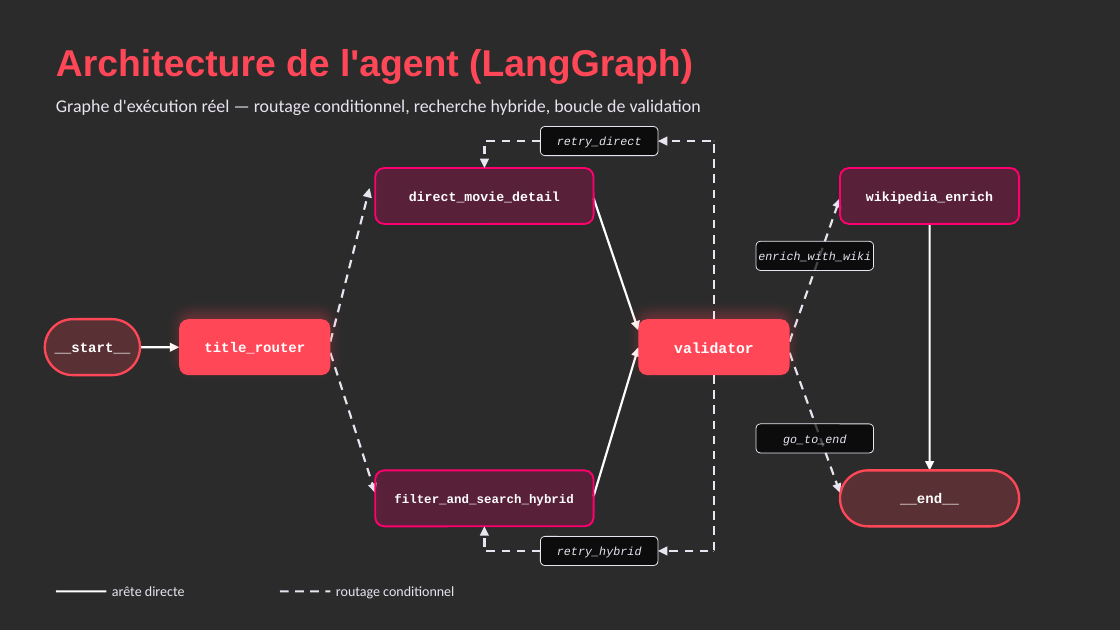
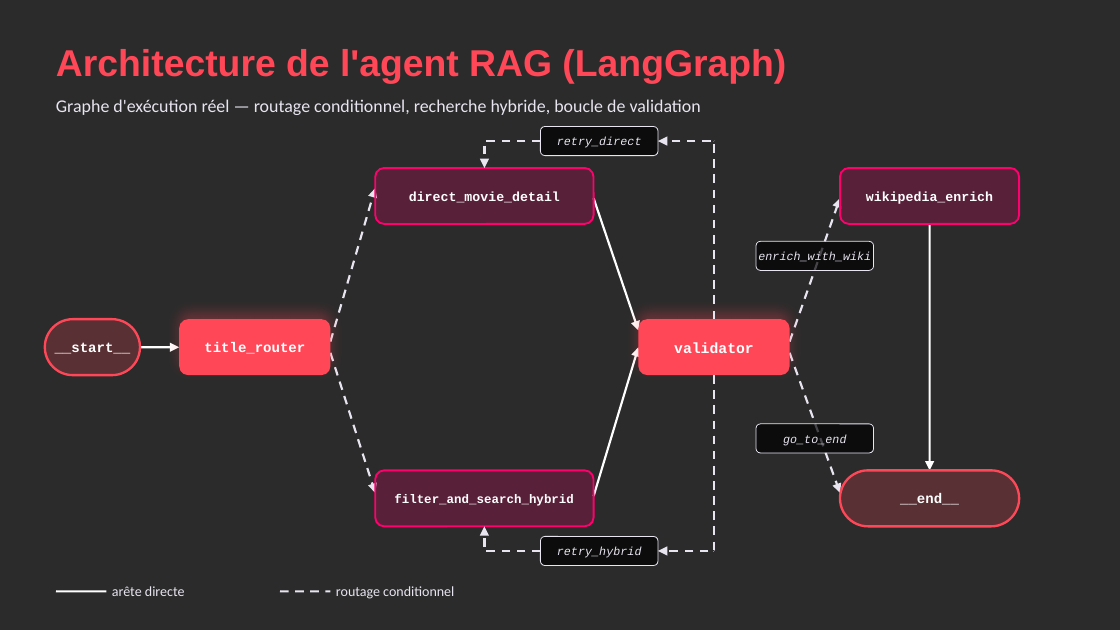
Before and after one commit to Lionel-JOURDHIER/HorRAGor_2, a slide deck: slide 2 of HorRAGor_presentation.pptx. Drawn at 1120x630 pixels with LibreOffice and Linux fonts; fonts in the diff are those of the drawing; background and template pictures are left out; a plain dark background stands for a picture behind light text. Boxes give left, top, right and bottom in pixels: in the first picture for what was removed or moved away, otherwise in the second. Text is boxed around its words. In the diff, an @@ line names an element or a change of style, - is before the commit and + after.

```diff
--- a/HorRAGor_presentation.pptx
+++ b/HorRAGor_presentation.pptx
@@ text at <box>56,49,786,84</box>: text changed @@
-Architecture de l'agent (LangGraph)
+Architecture de l'agent RAG (LangGraph)
@@ arrow moved from (330, 342) - (370, 188) to (330, 342) - (375, 188) @@
```
Also in this commit, not shown: 7 slides added, 1 other file.
